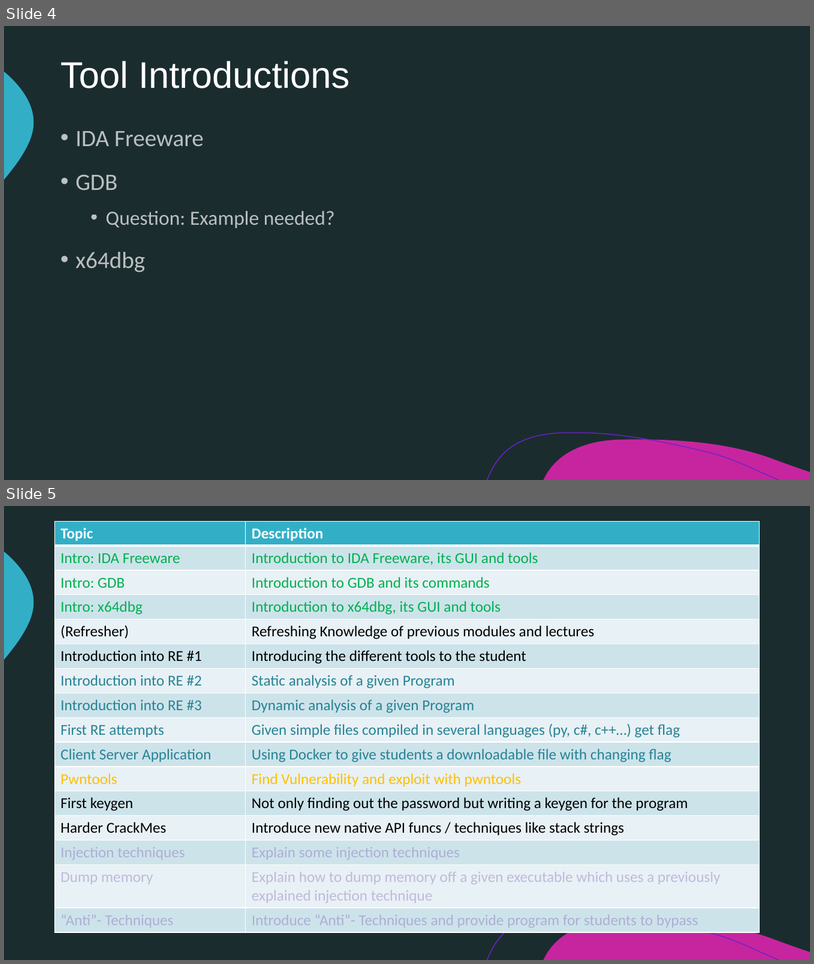
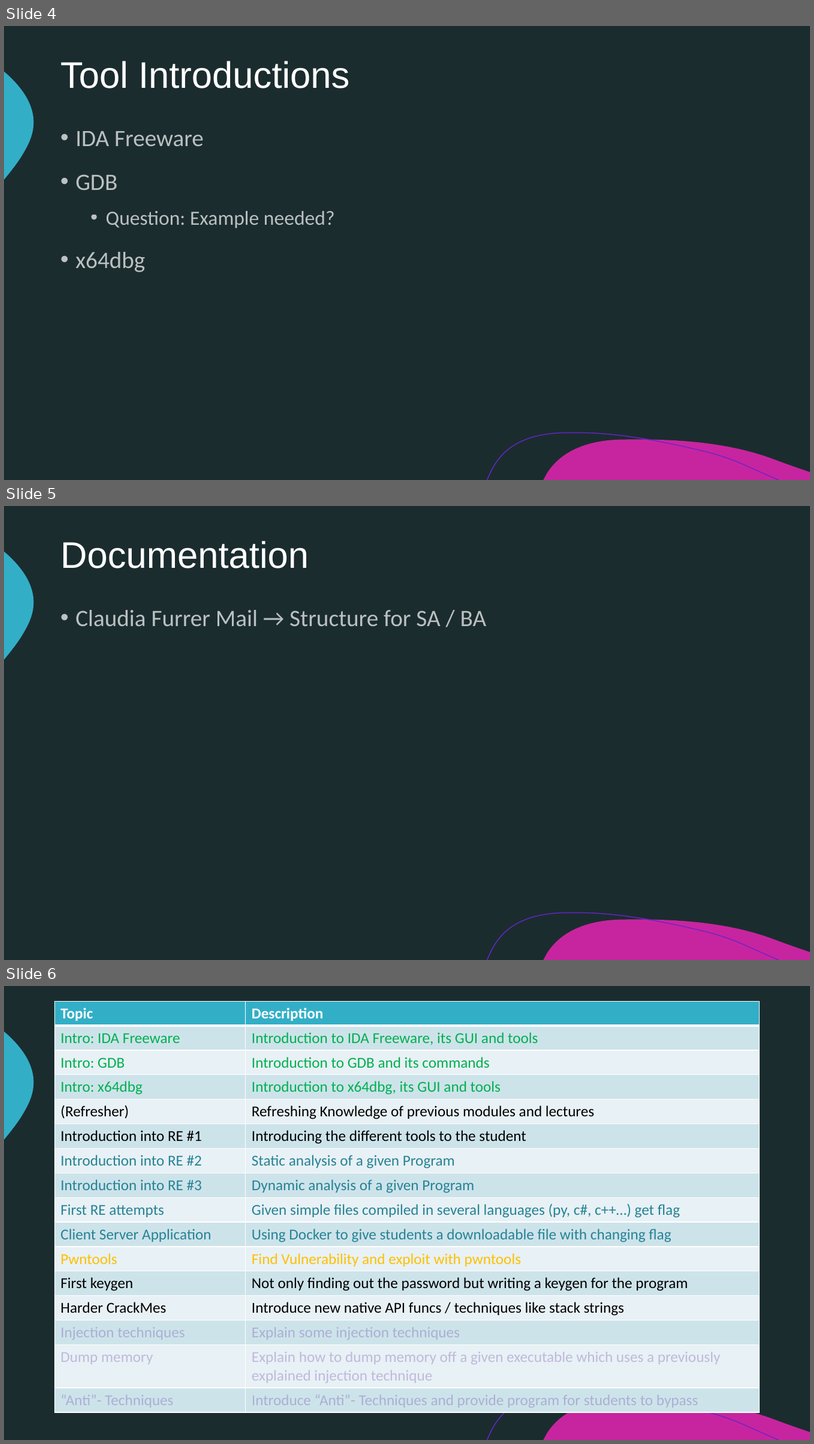
Before and after one commit to TKleb/SA-Documentation, a slide deck: documents/presentations/SA_Meeting_1117.pptx. Shown one above the other, each under a label of ours: slides 4 and 5 before the commit, slides 4, 5 and 6 after it. The pictures are 814x964 and 814x1444 pixels, drawn with LibreOffice and Linux fonts; fonts in the diff are those of the drawing. Boxes give left, top, right and bottom in pixels: in the first picture for what was removed or moved away, otherwise in the second. Text is boxed around its words. In the diff, an @@ line names an element or a change of style, - is before the commit and + after.

Commit message:
update to presentation

```diff
--- a/documents/presentations/SA_Meeting_1117.pptx
+++ b/documents/presentations/SA_Meeting_1117.pptx
@@ slide 5 added at box(4, 506, 810, 960), background #1B2C2F; not listed: 3 template elements that a slide beside it also shows @@
@@ title added at box(60, 541, 309, 568), 44 pt, text #FFFFFF @@
+Documentation
@@ text added at box(75, 610, 487, 627), 28 pt, text #FFFFFF at 70% opacity @@
+• Claudia Furrer Mail → Structure for SA / BA
@@ what was slide 5 is now slide 6 @@
```
Also in this commit, not shown: 2 other files.
